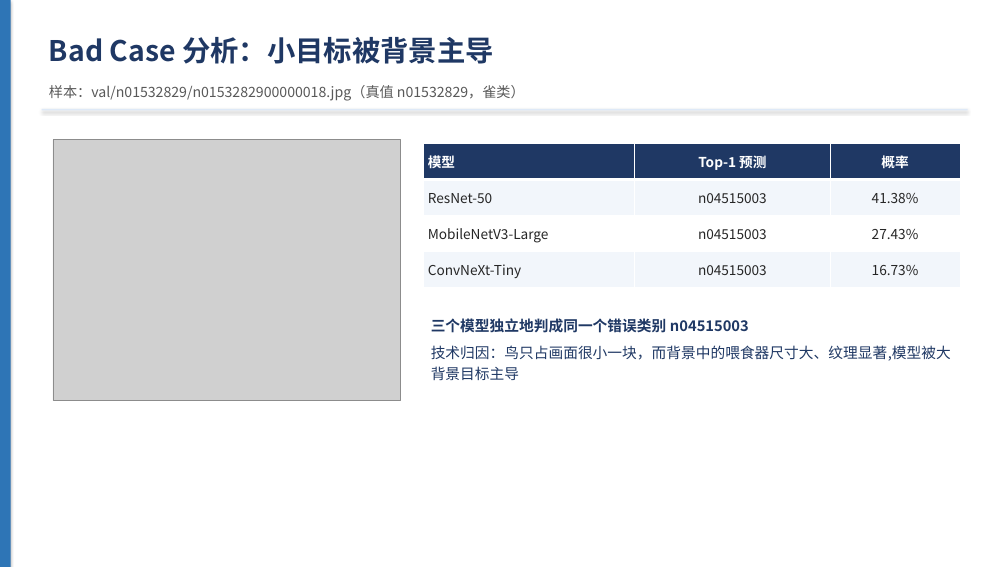
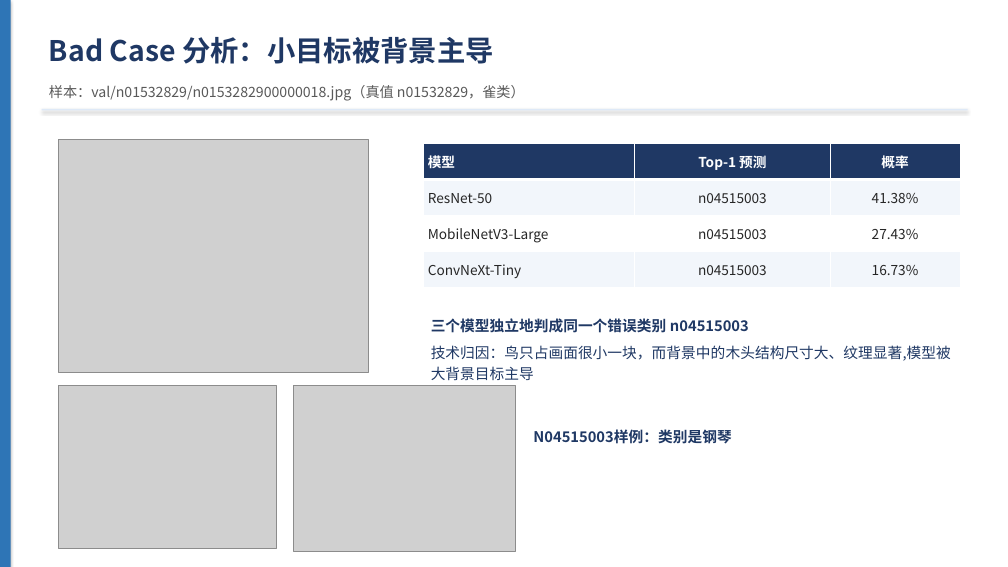
Before and after one commit to adddd392/study0, a slide deck: slide 22 of docs/第一周汇报.pptx. Drawn at 1008x567 pixels with LibreOffice and Linux fonts; fonts in the diff are those of the drawing; grey boxes stand for pictures. Boxes give left, top, right and bottom in pixels: in the first picture for what was removed or moved away, otherwise in the second. Text is boxed around its words. In the diff, an @@ line names an element or a change of style, - is before the commit and + after.

```diff
--- a/docs/第一周汇报.pptx
+++ b/docs/第一周汇报.pptx
@@ picture: place and size @@
-picture at <box>53,140,401,401</box>
+picture at <box>59,140,369,372</box>
@@ text at <box>431,345,951,380</box>: text changed @@
-技术归因：鸟只占画面很小一块，而背景中的喂食器尺寸大、纹理显著,模型被大背景目标主导
+技术归因：鸟只占画面很小一块，而背景中的木头结构尺寸大、纹理显著,模型被大背景目标主导
@@ picture added at <box>59,385,277,548</box> @@
@@ picture added at <box>293,385,516,551</box> @@
@@ text added at <box>533,429,731,444</box>, 14 pt, text #1F3864, bold @@
+N04515003样例：类别是钢琴
```
Also in this commit, not shown: 1 other slide changed.
